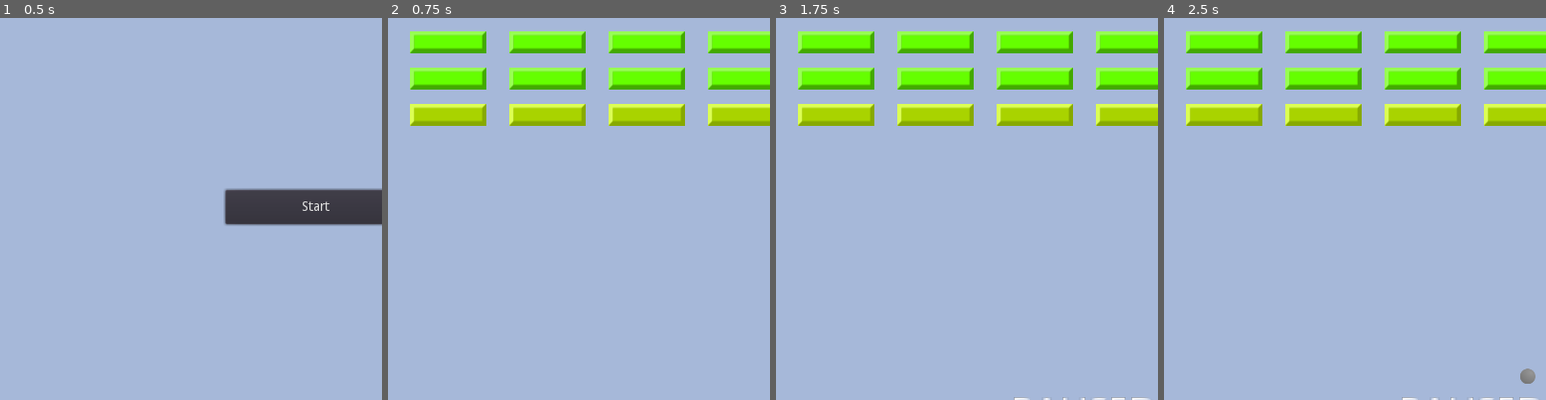
Above: before the commit, frames 1-4 (left to right).
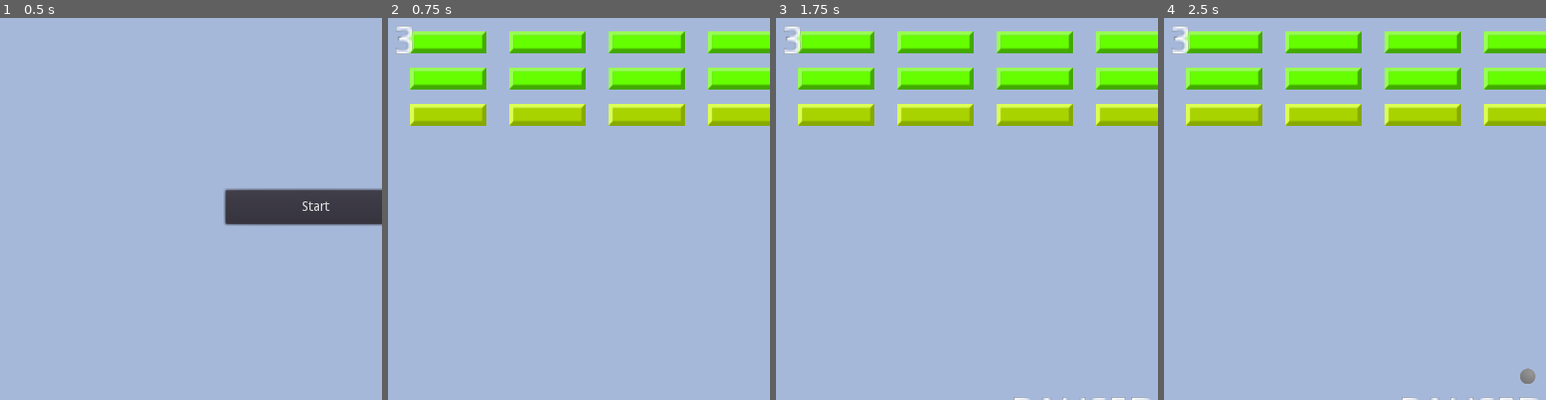
Above: after the commit, the same moments.

Repository: visola/bounce
Game: Godot game, scene res://Game/Game.tscn
The game is run twice, just before and just after one commit, with the same random seed, the same clock (stepped at 60 frames per second) and the same inputs.
Inputs:
- Up to frame 1 (0.5 s): no input
- Up to frame 2 (0.75 s): click "Start" at 0.5 s
- Up to frame 3 (1.75 s): tap Space (ui_select) at 1.25, 1.52 s; hold Right (ui_right) from 1.28 s (still down)
- Up to frame 4 (2.5 s): tap Space (ui_select) at 2, 2.27 s; release Right (ui_right) at 2.03 s; hold Left (ui_left) from 2.03 s (still down)
The pictures show only the part of the screen within x 9-59%, y 9-59%; the shares and areas given below are measured in that part.

Frame 1 is identical in both runs. In frame 2, 0.2% of the frame differs, in the area x 2-7%, y 2-10%; in frame 3, 0.2%; in frame 4, 0.2%.

Commit message:
Add lives

Diff:
--- a/Game/Game.gd
+++ b/Game/Game.gd
@@ -2,7 +2,6 @@
 
 var paused = false
 var score = 0
-
 
 func _on_Level_block_died(blocks_left):
 	score += 1
@@ -34,9 +33,14 @@
 	score = 0
 	go_to_inital_menu()
 
+func _on_Level_life_count_changed(lives):
+	$Lives.text = str(lives)
+	$PressSpaceToStart.show()
+
 func go_to_inital_menu():
 	$InitialMenu.show()
 	$PressSpaceToStart.hide()
+	$Lives.hide()
 	$Level.hide()
 	$Pause.hide()
 	$Score.hide()
@@ -52,6 +56,8 @@
 	$Level.show()
 	$Level.start()
 	$Score.show()
+	$Lives.show()
+	$Lives.text = str($Level.lives)
 
 func unpause():
 	paused = false
--- a/Game/Game.tscn
+++ b/Game/Game.tscn
@@ -50,7 +50,17 @@
 [node name="Win" type="AudioStreamPlayer2D" parent="."]
 stream = ExtResource( 4 )
 
+[node name="Lives" type="Label" parent="."]
+margin_left = 79.0
+margin_top = 80.0
+margin_right = 98.0
+margin_bottom = 94.0
+rect_scale = Vector2( 3, 3 )
+text = "0"
+uppercase = true
+
 [connection signal="start_game" from="InitialMenu" to="." method="_on_InitialMenu_start_game"]
 [connection signal="block_died" from="Level" to="." method="_on_Level_block_died"]
 [connection signal="game_over" from="Level" to="." method="_on_Level_game_over"]
 [connection signal="game_started" from="Level" to="." method="_on_Level_game_started"]
+[connection signal="life_count_changed" from="Level" to="." method="_on_Level_life_count_changed"]
--- a/Level/Level.gd
+++ b/Level/Level.gd
@@ -3,22 +3,35 @@
 signal block_died
 signal game_over
 signal game_started
+signal life_count_changed
 
 var Ball = preload('res://Ball/Ball.tscn')
 
 var ball_instance
 
+var initial_level = 1
+var initial_lives = 3
+
 var ready_to_start = false
 var running = false
-var initial_level = 1
+
 var level = initial_level
+var lives = 0
 
 func _on_BlockContainer_block_died(blocks_left):
 	emit_signal("block_died", blocks_left)
 
 func _on_Ball_reached_bottom():
 	level = initial_level
-	game_over()
+	lives -= 1
+
+	if lives == 0:
+		game_over()
+		return
+
+	clear()
+	running = false
+	emit_signal("life_count_changed", lives)
 
 func _process(delta):
 	if !ready_to_start:
@@ -52,13 +65,16 @@
 	level += 1
 	running = false
 	clear()
-	start()
+	$BlockContainer.clear()
+	$BlockContainer.generate_blocks(level)
 
 func pause():
 	$Player.stop()
 	ball_instance.pause()
 
 func start():
+	lives = initial_lives
+
 	$Player.visible = true
 	$Player.start()
 
